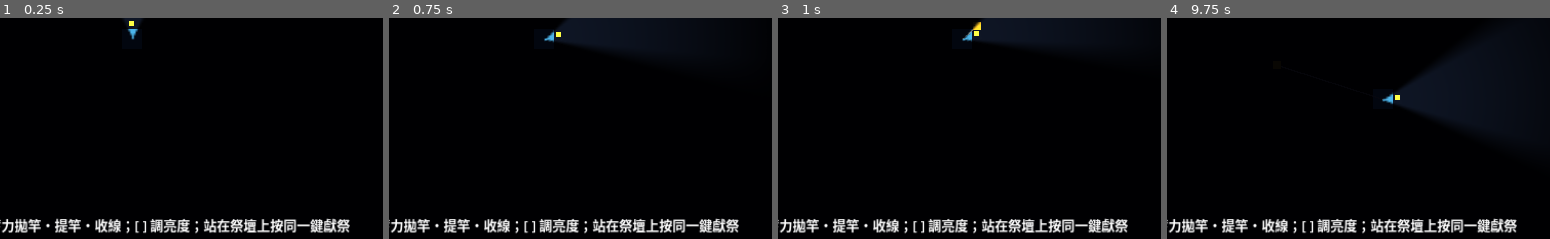
Above: before the commit, frames 1-4 (left to right).
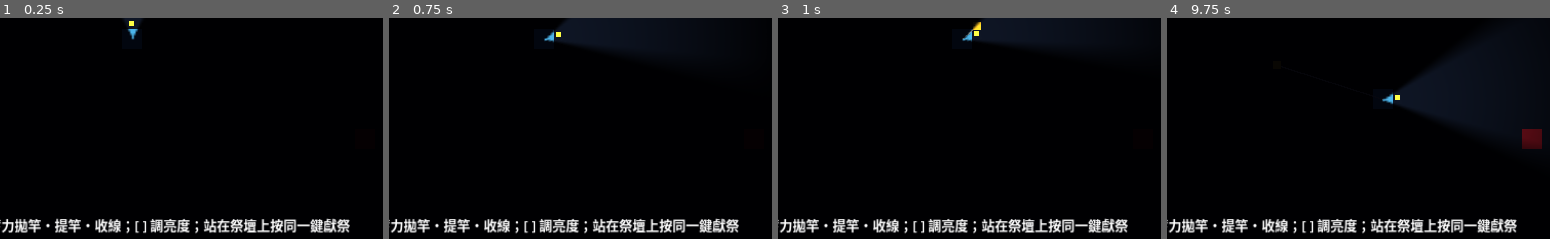
Above: after the commit, the same moments.

Repository: brian18964-bot/fishock
Game: Godot game, scene res://scenes/main.tscn
Two runs of this game, one before a commit and one after it. Both use one fixed random seed, a clock stepped at 60 frames per second and the inputs below.
Inputs (mouse positions are % of the whole screen's width and height, from its top left):
- Up to frame 1 (0.25 s): no input
- Up to frame 2 (0.75 s): tap Enter at 0.5 s; move the mouse to (74, 44) at 0.52 s; hold D from 0.53 s (still down); click (74, 44) at 0.67 s
- Up to frame 3 (1 s): keep holding D; tap Space at 0.77 s
- Up to frame 4 (9.75 s): release D at 1.25 s; drag from (30, 54) to (12, 21) at 1.27 s; move the mouse to (62, 27) at 2.02 s; hold D 2.03-2.75 s; drag from (46, 69) to (20, 34) at 2.77 s; move the mouse to (83, 64) at 3.52 s; hold A 3.53-4.25 s; tap Space at 3.77, 6.77 s; drag from (20, 34) to (36, 24) at 4.27 s; move the mouse to (57, 49) at 5.02 s; hold S 5.03-5.75 s; click (57, 49) at 5.17 s; drag from (36, 24) to (30, 54) at 5.77 s; move the mouse to (74, 44) at 6.52 s; hold W 6.53-7.25 s; drag from (30, 54) to (12, 21) at 7.27 s; move the mouse to (62, 27) at 8.02 s; hold S 8.03-8.75 s; drag from (46, 69) to (20, 34) at 8.77 s; move the mouse to (83, 64) at 9.52 s; hold W from 9.53 s (still down); click (83, 64) at 9.67 s
The pictures show only the part of the screen within x 34-84%, y 50-100%; the shares and areas given below are measured in that part.

The runs differ from the first frame. In frame 4, 0.5% of the frame differs, in the area x 92-98%, y 50-60%.
Error after the commit: Parse Error: Cannot infer the type of "lit" variable because the value doesn't have a set type. (res://scripts/ghost.gd:67)

Commit message:
Add basic ghost: patrol/suspicious/alert/search states
Ghost perception combines light (lantern.illuminates(), so aiming your
light at it gives you away) and sound (player.current_noise_radius,
raised by moving/reeling). Catching the player is simplified to
dropping carried fish rather than the full control/drag/rescue chain,
which needs multiplayer rescue and a heart item to make sense.

The altar's fixed light circle is now a hard boundary the ghost can
never cross in any state, per design doc 2.2.

Co-Authored-By: Claude Sonnet 5 <noreply@anthropic.com>
Claude-Session: https://claude.ai/code/session_01E8ouZNnFGnS8DUZSFp8fpg

Diff:
--- /dev/null
+++ b/scenes/ghost.tscn
@@ -0,0 +1,21 @@
+[gd_scene load_steps=2 format=3]
+
+[ext_resource type="Script" path="res://scripts/ghost.gd" id="1"]
+
+[node name="Ghost" type="Node2D"]
+script = ExtResource("1")
+
+[node name="Visual" type="ColorRect" parent="."]
+offset_left = -12.0
+offset_top = -12.0
+offset_right = 12.0
+offset_bottom = 12.0
+color = Color(0.55, 0.08, 0.16, 1)
+
+[node name="StateIcon" type="Label" parent="."]
+offset_left = -20.0
+offset_top = -34.0
+offset_right = 20.0
+offset_bottom = -14.0
+horizontal_alignment = 1
+text = ""
--- a/scenes/main.tscn
+++ b/scenes/main.tscn
@@ -1,9 +1,10 @@
-[gd_scene load_steps=6 format=3]
+[gd_scene load_steps=7 format=3]
 
 [ext_resource type="Script" path="res://scripts/main.gd" id="1"]
 [ext_resource type="PackedScene" path="res://scenes/player.tscn" id="2"]
 [ext_resource type="Script" path="res://scripts/altar.gd" id="3"]
 [ext_resource type="Script" path="res://scripts/hud.gd" id="4"]
+[ext_resource type="PackedScene" path="res://scenes/ghost.tscn" id="5"]
 
 [sub_resource type="RectangleShape2D" id="RectangleShape2D_altar"]
 size = Vector2(64, 64)
@@ -49,6 +50,9 @@
 
 [node name="Player" parent="." instance=ExtResource("2")]
 position = Vector2(480, 300)
+
+[node name="Ghost" parent="." instance=ExtResource("5")]
+position = Vector2(760, 420)
 
 [node name="Bobber" type="Node2D" parent="."]
 visible = false
--- a/scripts/game_state.gd
+++ b/scripts/game_state.gd
@@ -32,5 +32,13 @@
 		push_message("額度已滿！可以前往逃離點了（逃離流程尚未實作）")
 	return count
 
+func drop_all_carried() -> int:
+	if carried_fish.is_empty():
+		return 0
+	var count := carried_fish.size()
+	carried_fish.clear()
+	inventory_updated.emit(carried_fish)
+	return count
+
 func push_message(text: String) -> void:
 	message_posted.emit(text)
--- /dev/null
+++ b/scripts/ghost.gd
@@ -0,0 +1,183 @@
+extends Node2D
+
+## Basic patrol / suspicious / alert / search loop (design doc §3.2). No day
+## interference (steal bait, cut line, etc.) yet, and "catch" is simplified
+## to dropping carried fish rather than the full control/drag/rescue chain.
+
+signal state_changed(new_state: String)
+
+enum GhostState { PATROL, SUSPICIOUS, ALERT, SEARCH }
+
+const PATROL_SPEED := 55.0
+const SUSPICIOUS_SPEED := 95.0
+const CHASE_SPEED := 125.0
+const SEARCH_SPEED := 85.0
+
+const PATROL_RADIUS := 160.0
+const PATROL_WAIT_TIME := 1.5
+const ARRIVE_RADIUS := 12.0
+
+const POINT_BLANK_RADIUS := 45.0
+const GHOST_BASE_SIGHT_RADIUS := 70.0
+const SUSPICION_TIME := 3.0
+const SEARCH_TIME := 3.5
+const ALERT_GRACE_TIME := 1.5
+const CATCH_RADIUS := 20.0
+
+const ALTAR_SAFE_RADIUS := 85.0
+
+var ghost_state: GhostState = GhostState.PATROL
+var home_position: Vector2
+var move_target: Vector2
+var wait_timer: float = 0.0
+var state_timer: float = 0.0
+
+var player: Node2D
+var player_lantern: PointLight2D
+var altar: Node2D
+
+@onready var state_icon: Label = $StateIcon
+
+
+func _ready() -> void:
+	home_position = global_position
+	move_target = home_position
+	player = get_tree().current_scene.get_node("Player")
+	player_lantern = player.get_node("Lantern")
+	altar = get_tree().current_scene.get_node("Altar")
+	state_changed.connect(_on_state_changed)
+	_set_state(GhostState.PATROL)
+
+
+func _physics_process(delta: float) -> void:
+	var sense := _sense_player()
+	match ghost_state:
+		GhostState.PATROL:
+			_process_patrol(delta, sense)
+		GhostState.SUSPICIOUS:
+			_process_suspicious(delta, sense)
+		GhostState.ALERT:
+			_process_alert(delta, sense)
+		GhostState.SEARCH:
+			_process_search(delta, sense)
+
+
+func _sense_player() -> Dictionary:
+	var dist := global_position.distance_to(player.global_position)
+	var lit := player_lantern.illuminates(global_position)
+	var strong := lit or dist <= POINT_BLANK_RADIUS
+	var weak := dist <= GHOST_BASE_SIGHT_RADIUS or dist <= player.current_noise_radius
+	return {"strong": strong, "weak": weak, "dist": dist}
+
+
+func _process_patrol(delta: float, sense: Dictionary) -> void:
+	if sense.strong:
+		_set_state(GhostState.ALERT)
+		return
+	if sense.weak:
+		move_target = player.global_position
+		state_timer = SUSPICION_TIME
+		_set_state(GhostState.SUSPICIOUS)
+		return
+
+	if global_position.distance_to(move_target) <= ARRIVE_RADIUS:
+		wait_timer -= delta
+		if wait_timer <= 0.0:
+			var offset := Vector2(randf_range(-1.0, 1.0), randf_range(-1.0, 1.0)) * PATROL_RADIUS
+			move_target = home_position + offset
+			wait_timer = PATROL_WAIT_TIME
+	else:
+		_move_toward(move_target, PATROL_SPEED, delta)
+
+
+func _process_suspicious(delta: float, sense: Dictionary) -> void:
+	if sense.strong:
+		_set_state(GhostState.ALERT)
+		return
+	if sense.weak:
+		move_target = player.global_position
+		state_timer = SUSPICION_TIME
+	else:
+		state_timer -= delta
+
+	_move_toward(move_target, SUSPICIOUS_SPEED, delta)
+
+	var arrived := global_position.distance_to(move_target) <= ARRIVE_RADIUS
+	if state_timer <= 0.0 or arrived:
+		_start_search(move_target)
+
+
+func _process_alert(delta: float, sense: Dictionary) -> void:
+	if player.in_altar_zone:
+		_start_search(player.global_position)
+		return
+
+	_move_toward(player.global_position, CHASE_SPEED, delta)
+
+	if sense.dist <= CATCH_RADIUS:
+		_catch_player()
+		return
+
+	if sense.strong or sense.weak:
+		state_timer = ALERT_GRACE_TIME
+	else:
+		state_timer -= delta
+		if state_timer <= 0.0:
+			_start_search(player.global_position)
+
+
+func _process_search(delta: float, sense: Dictionary) -> void:
+	if sense.strong:
+		_set_state(GhostState.ALERT)
+		return
+	if sense.weak:
+		move_target = player.global_position
+		state_timer = SUSPICION_TIME
+		_set_state(GhostState.SUSPICIOUS)
+		return
+
+	if global_position.distance_to(move_target) > ARRIVE_RADIUS:
+		_move_toward(move_target, SEARCH_SPEED, delta)
+	else:
+		state_timer -= delta
+		if state_timer <= 0.0:
+			_set_state(GhostState.PATROL)
+
+
+func _start_search(at: Vector2) -> void:
+	move_target = at
+	state_timer = SEARCH_TIME
+	_set_state(GhostState.SEARCH)
+
+
+func _move_toward(target: Vector2, speed: float, delta: float) -> void:
+	var to_target := target - global_position
+	var next_position := global_position
+	if to_target.length() > 1.0:
+		next_position = global_position + to_target.normalized() * speed * delta
+
+	# Design doc §2.2: a fixed light circle (the altar) is a hard wall a
+	# ghost can never cross, in any state.
+	var to_altar := next_position - altar.global_position
+	if to_altar.length() < ALTAR_SAFE_RADIUS:
+		next_position = altar.global_position + to_altar.normalized() * ALTAR_SAFE_RADIUS
+
+	global_position = next_position
+
+
+func _catch_player() -> void:
+	var dropped: int = GameState.drop_all_carried()
+	if dropped > 0:
+		GameState.push_message("被鬼抓到了！身上 %d 條魚掉了" % dropped)
+	else:
+		GameState.push_message("被鬼抓到了！")
+	_start_search(player.global_position)
+
+
+func _set_state(new_state: GhostState) -> void:
+	ghost_state = new_state
+	state_changed.emit(GhostState.keys()[new_state])
+
+
+func _on_state_changed(new_state: String) -> void:
+	state_icon.text = {"PATROL": "", "SUSPICIOUS": "?", "ALERT": "!", "SEARCH": "…"}.get(new_state, "")
--- a/scripts/lantern.gd
+++ b/scripts/lantern.gd
@@ -12,6 +12,12 @@
 const BRIGHTNESS_STEP := 0.5
 const MIN_SCALE := 1.1
 const MAX_SCALE := 2.6
+
+# Must match LightTextureFactory.make_cone_texture()'s defaults below, since
+# illuminates() re-derives the cone's world-space shape from these instead
+# of reading pixels back out of the generated texture.
+const CONE_HALF_ANGLE_DEG := 32.0
+const TEXTURE_HALF_SIZE := 128.0
 
 var fuel: float = MAX_FUEL
 var brightness: float = 0.75
@@ -44,3 +50,18 @@
 		brightness = clamp(brightness - BRIGHTNESS_STEP * delta, MIN_BRIGHTNESS, MAX_BRIGHTNESS)
 	elif Input.is_key_pressed(KEY_BRACKETRIGHT):
 		brightness = clamp(brightness + BRIGHTNESS_STEP * delta, MIN_BRIGHTNESS, MAX_BRIGHTNESS)
+
+
+## True if `point` currently falls inside this cone (design doc §3.1: light
+## aimed at the ghost gives the player away). Used by ghost perception and,
+## later, by the strong-light skill.
+func illuminates(point: Vector2) -> bool:
+	if not visible:
+		return false
+	var offset := point - global_position
+	var dist := offset.length()
+	var effective_radius := TEXTURE_HALF_SIZE * texture_scale
+	if dist > effective_radius:
+		return false
+	var relative_angle: float = abs(wrapf(offset.angle() - rotation, -PI, PI))
+	return relative_angle <= deg_to_rad(CONE_HALF_ANGLE_DEG)
--- a/scripts/player.gd
+++ b/scripts/player.gd
@@ -28,6 +28,7 @@
 var progress: float = 0.0
 var tension: float = 0.0
 var in_altar_zone: bool = false
+var current_noise_radius: float = 0.0
 
 # Polling raw Input instead of an Input Map action is a deliberate placeholder:
 # right-stick aim / action button will be swapped for virtual-joystick output
@@ -50,6 +51,7 @@
 func _physics_process(delta: float) -> void:
 	_update_aim()
 	_update_movement()
+	_update_noise()
 	_update_fishing(delta)
 	_handle_action_input(delta)
 
@@ -84,6 +86,18 @@
 	move_and_slide()
 	position.x = clamp(position.x, 16.0, 944.0)
 	position.y = clamp(position.y, 16.0, 524.0)
+
+
+func _update_noise() -> void:
+	# Design doc §3.1: casting/reeling/running are heard, not just seen.
+	var noise := 0.0
+	if velocity.length() > 1.0:
+		noise = max(noise, 90.0)
+	if state == State.REELING:
+		noise = max(noise, 110.0)
+	elif state == State.WAITING or state == State.BITE:
+		noise = max(noise, 40.0)
+	current_noise_radius = noise
 
 
 func _is_action_pressed() -> bool:
